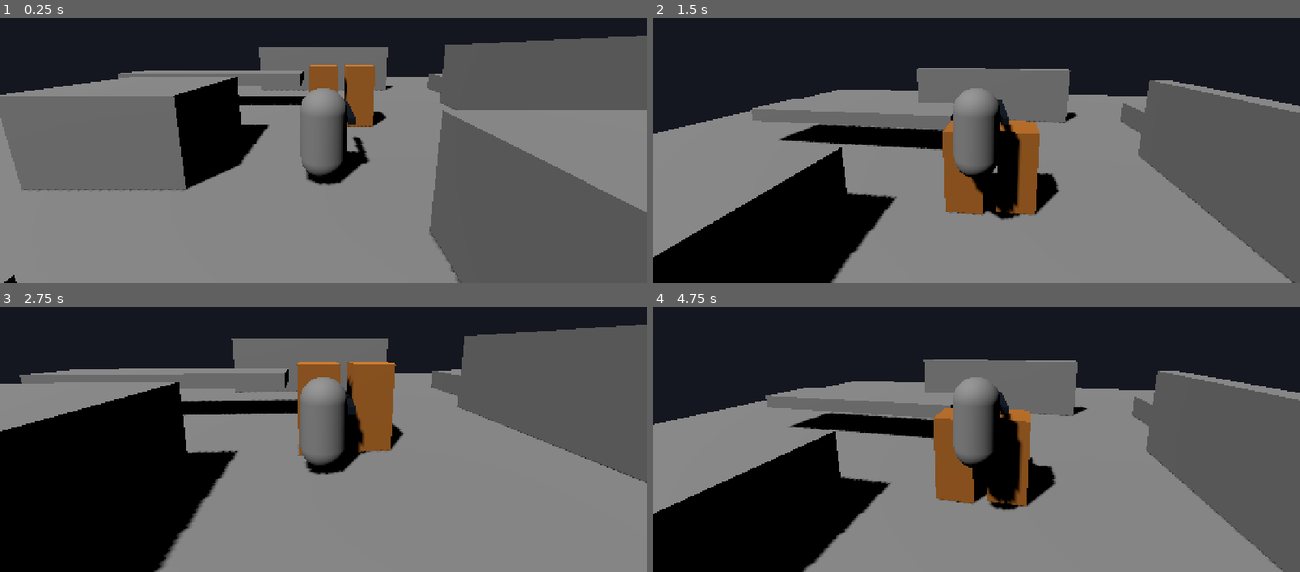
Above: before the commit, frames 1-4 (two rows, left to right).
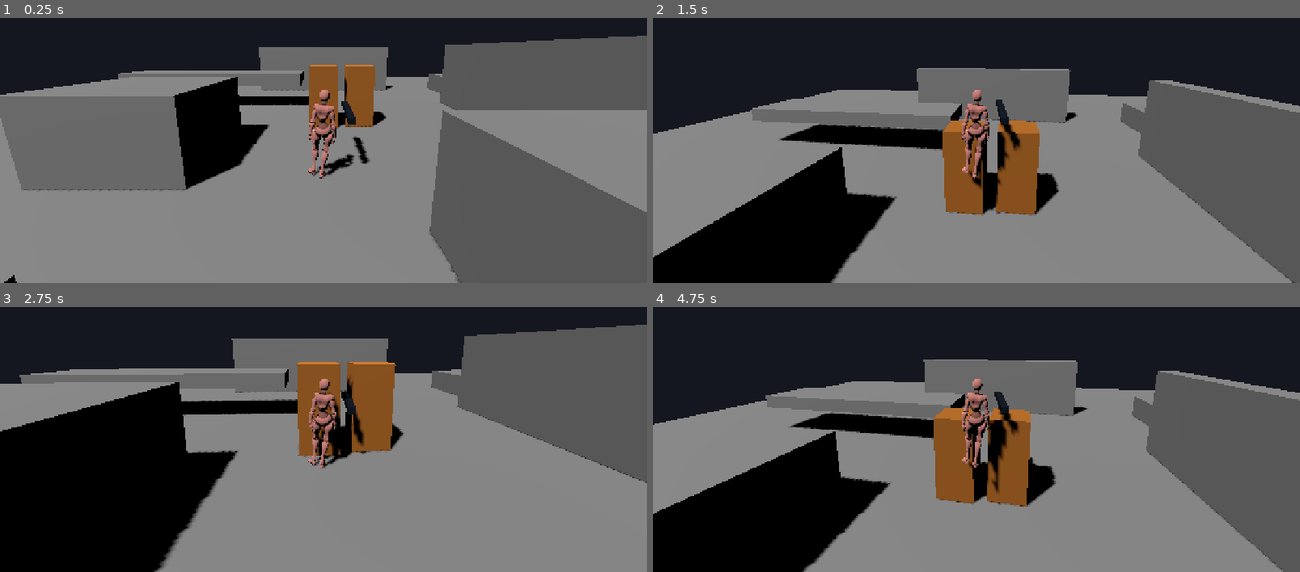
Above: after the commit, the same moments.

Repository: Possi-xoxo/Everdeep
Game: Godot game, scene res://test/test_arena.tscn
Two runs of this game, one before a commit and one after it. Both use one fixed random seed, a clock stepped at 60 frames per second and the inputs below.
Inputs (mouse positions are in pixels of both pictures, inside the frame that each line leads up to):
- Up to frame 1 (0.25 s): no input
- Up to frame 2 (1.5 s): tap Enter at 0.5 s; move the mouse to (1008, 100) at 0.52 s; hold W (move_forward) from 0.53 s (still down); tap Alt (dodge) at 0.6 s; tap Space (jump) at 0.77, 1.25 s; move the mouse to (944, 102) at 1.27 s; click (944, 102) at 1.35 s
- Up to frame 3 (2.75 s): keep holding W (move_forward); tap Space (jump) at 1.52 s; move the mouse to (336, 383) at 2.02 s; hold Shift (sprint) from 2.03 s (still down)
- Up to frame 4 (4.75 s): keep holding W (move_forward); tap Enter at 2.75 s; move the mouse to (970, 397) at 2.77 s; release Shift (sprint) at 2.78 s; tap Alt (dodge) at 2.85 s; tap Space (jump) at 3.02, 3.5, 3.77, 4.52 s; move the mouse to (1021, 394) at 3.52 s; click (1021, 394) at 3.6 s; move the mouse to (924, 386) at 4.27 s; tap Shift (sprint) at 4.35 s

The runs differ from the first frame. In frame 1, 2.2% of the frame differs, in the area x 46-57%, y 26-64%; in frame 2, 2.9%; in frame 3, 2.5%; in frame 4, 3.0%, in the area x 46-57%, y 26-77%.

Commit message:
Everdeep 0.0.3 animation foundation

Diff:
--- /dev/null
+++ b/Characters/Player/player_model.tscn
@@ -0,0 +1,9 @@
+[gd_scene load_steps=2 format=3]
+
+[ext_resource type="PackedScene" path="res://Characters/Player/Models/Player_base.fbx" id="1_player_base"]
+
+[node name="PlayerModel" type="Node3D"]
+position = Vector3(0, -0.9, 0)
+rotation = Vector3(0, 3.141593, 0)
+
+[node name="RiggedHumanoid" parent="." instance=ExtResource("1_player_base")]
--- a/player/player.tscn
+++ b/player/player.tscn
@@ -4,17 +4,12 @@
 [ext_resource type="Script" path="res://player/player_camera.gd" id="2_camera"]
 [ext_resource type="Script" path="res://combat/player_combat_controller.gd" id="3_combat"]
 [ext_resource type="Script" path="res://combat/melee_hitbox.gd" id="4_hitbox"]
+[ext_resource type="PackedScene" path="res://Characters/Player/player_model.tscn" id="5_player_model"]
+[ext_resource type="Script" path="res://player/player_animation_controller.gd" id="6_animation_controller"]
 
 [sub_resource type="CapsuleShape3D" id="CapsuleShape_player"]
 radius = 0.45
 height = 1.8
-
-[sub_resource type="CapsuleMesh" id="CapsuleMesh_player"]
-radius = 0.45
-height = 1.8
-
-[sub_resource type="BoxMesh" id="BoxMesh_facing"]
-size = Vector3(0.24, 0.18, 0.55)
 
 [sub_resource type="StandardMaterial3D" id="Material_weapon"]
 albedo_color = Color(0.18, 0.22, 0.28, 1)
@@ -42,12 +37,7 @@
 [node name="VisualRoot" type="Node3D" parent="."]
 position = Vector3(0, 0.9, 0)
 
-[node name="PlaceholderMesh" type="MeshInstance3D" parent="VisualRoot"]
-mesh = SubResource("CapsuleMesh_player")
-
-[node name="FacingMarker" type="MeshInstance3D" parent="VisualRoot"]
-position = Vector3(0, 0.18, -0.48)
-mesh = SubResource("BoxMesh_facing")
+[node name="PlayerModel" parent="VisualRoot" instance=ExtResource("5_player_model")]
 
 [node name="WeaponSocket" type="Node3D" parent="VisualRoot"]
 position = Vector3(0.55, 0.25, 0)
@@ -72,6 +62,15 @@
 weapon_socket = NodePath("../VisualRoot/WeaponSocket")
 hitbox = NodePath("../VisualRoot/WeaponSocket/Hitbox")
 
+[node name="AnimationTree" type="AnimationTree" parent="."]
+anim_player = NodePath("../VisualRoot/PlayerModel/RiggedHumanoid/AnimationPlayer")
+
+[node name="AnimationController" type="Node" parent="." node_paths=PackedStringArray("actor", "animation_player", "animation_tree")]
+script = ExtResource("6_animation_controller")
+actor = NodePath("..")
+animation_player = NodePath("../VisualRoot/PlayerModel/RiggedHumanoid/AnimationPlayer")
+animation_tree = NodePath("../AnimationTree")
+
 [node name="CameraRig" type="Node3D" parent="."]
 script = ExtResource("2_camera")
 
--- /dev/null
+++ b/player/player_animation_controller.gd
@@ -0,0 +1,120 @@
+class_name PlayerAnimationController
+extends Node
+
+const IDLE_SOURCE := "res://Characters/Player/Animations/Idle (6).fbx"
+const WALK_SOURCE := "res://Characters/Player/Animations/Walking (9).fbx"
+const RUN_SOURCE := "res://Characters/Player/Animations/Running (3).fbx"
+const SOURCE_CLIP := &"mixamo_com"
+const LIBRARY_NAME := &"Locomotion"
+const IDLE_NAME := &"Idle"
+const WALK_NAME := &"Walk"
+const RUN_NAME := &"Run"
+const BLEND_PARAMETER := &"parameters/Locomotion/blend_position"
+
+@export var actor: CharacterBody3D
+@export var animation_player: AnimationPlayer
+@export var animation_tree: AnimationTree
+@export var walk_blend_speed := 5.0
+@export var run_blend_speed := 8.0
+@export var debug_locomotion_animation := false
+
+var current_horizontal_speed := 0.0
+var current_blend_value := 0.0
+var dominant_animation := &"Idle"
+var _last_dominant_animation := &""
+
+func _ready() -> void:
+	if actor == null or animation_player == null or animation_tree == null:
+		push_error("PlayerAnimationController is missing a required node reference.")
+		set_physics_process(false)
+		return
+	if not _install_locomotion_library():
+		set_physics_process(false)
+		return
+	_configure_animation_tree()
+
+func _physics_process(_delta: float) -> void:
+	current_horizontal_speed = Vector2(actor.velocity.x, actor.velocity.z).length()
+	current_blend_value = clampf(current_horizontal_speed, 0.0, run_blend_speed)
+	animation_tree.set(BLEND_PARAMETER, current_blend_value)
+	_update_dominant_animation()
+
+func _install_locomotion_library() -> bool:
+	var library := AnimationLibrary.new()
+	var sources := {
+		IDLE_NAME: IDLE_SOURCE,
+		WALK_NAME: WALK_SOURCE,
+		RUN_NAME: RUN_SOURCE,
+	}
+	for animation_name: StringName in sources:
+		var animation := _load_source_animation(sources[animation_name])
+		if animation == null:
+			push_error("Could not load locomotion animation %s from %s." % [animation_name, sources[animation_name]])
+			return false
+		animation.loop_mode = Animation.LOOP_LINEAR
+		_neutralize_horizontal_root_translation(animation)
+		library.add_animation(animation_name, animation)
+	if animation_player.has_animation_library(LIBRARY_NAME):
+		animation_player.remove_animation_library(LIBRARY_NAME)
+	animation_player.add_animation_library(LIBRARY_NAME, library)
+	return true
+
+func _load_source_animation(source_path: String) -> Animation:
+	var packed := load(source_path) as PackedScene
+	if packed == null:
+		return null
+	var source_root := packed.instantiate()
+	var source_player := source_root.find_child("AnimationPlayer", true, false) as AnimationPlayer
+	if source_player == null or not source_player.has_animation(SOURCE_CLIP):
+		source_root.free()
+		return null
+	var animation := source_player.get_animation(SOURCE_CLIP).duplicate(true) as Animation
+	source_root.free()
+	return animation
+
+func _neutralize_horizontal_root_translation(animation: Animation) -> void:
+	for track_index in animation.get_track_count():
+		if animation.track_get_type(track_index) != Animation.TYPE_POSITION_3D:
+			continue
+		if not String(animation.track_get_path(track_index)).ends_with(":mixamorig_Hips"):
+			continue
+		if animation.track_get_key_count(track_index) == 0:
+			continue
+		var reference := animation.track_get_key_value(track_index, 0) as Vector3
+		for key_index in animation.track_get_key_count(track_index):
+			var value := animation.track_get_key_value(track_index, key_index) as Vector3
+			value.x = reference.x
+			value.z = reference.z
+			animation.track_set_key_value(track_index, key_index, value)
+
+func _configure_animation_tree() -> void:
+	var blend_space := AnimationNodeBlendSpace1D.new()
+	blend_space.min_space = 0.0
+	blend_space.max_space = run_blend_speed
+	blend_space.value_label = "Horizontal Speed"
+	blend_space.add_blend_point(_animation_node(IDLE_NAME), 0.0, -1, IDLE_NAME)
+	blend_space.add_blend_point(_animation_node(WALK_NAME), walk_blend_speed, -1, WALK_NAME)
+	blend_space.add_blend_point(_animation_node(RUN_NAME), run_blend_speed, -1, RUN_NAME)
+	var blend_tree := AnimationNodeBlendTree.new()
+	blend_tree.add_node("Locomotion", blend_space, Vector2(260, 120))
+	blend_tree.connect_node("output", 0, "Locomotion")
+	animation_tree.tree_root = blend_tree
+	animation_tree.active = true
+	animation_tree.set(BLEND_PARAMETER, 0.0)
+
+func _animation_node(animation_name: StringName) -> AnimationNodeAnimation:
+	var node := AnimationNodeAnimation.new()
+	node.resource_name = animation_name
+	node.animation = StringName("%s/%s" % [LIBRARY_NAME, animation_name])
+	return node
+
+func _update_dominant_animation() -> void:
+	if current_blend_value < walk_blend_speed * 0.5:
+		dominant_animation = IDLE_NAME
+	elif current_blend_value < (walk_blend_speed + run_blend_speed) * 0.5:
+		dominant_animation = WALK_NAME
+	else:
+		dominant_animation = RUN_NAME
+	if debug_locomotion_animation and dominant_animation != _last_dominant_animation:
+		print("Locomotion animation: speed=%.2f blend=%.2f dominant=%s" % [current_horizontal_speed, current_blend_value, dominant_animation])
+	_last_dominant_animation = dominant_animation
--- a/project.godot
+++ b/project.godot
@@ -3,7 +3,7 @@
 
 [application]
 config/name="Everdeep"
-config/version="0.0.2"
+config/version="0.0.3"
 run/main_scene="res://test/test_arena.tscn"
 config/features=PackedStringArray("4.7", "Forward Plus")
 config/icon="res://icon.svg"
Binary file added: Characters/Player/Animations/Falling Idle (1).fbx
Not shown, added: Characters/Player/Animations/Falling Idle (1).fbx.import
Binary file added: Characters/Player/Animations/Falling To Roll.fbx
Not shown, added: Characters/Player/Animations/Falling To Roll.fbx.import
Binary file added: Characters/Player/Animations/Fast Run.fbx
Not shown, added: Characters/Player/Animations/Fast Run.fbx.import
Binary file added: Characters/Player/Animations/Female Start Walking.fbx
Not shown, added: Characters/Player/Animations/Female Start Walking.fbx.import
Binary file added: Characters/Player/Animations/Idle (6).fbx
Not shown, added: Characters/Player/Animations/Idle (6).fbx.import
Binary file added: Characters/Player/Animations/Jump (1).fbx
Not shown, added: Characters/Player/Animations/Jump (1).fbx.import
(and 32 more such lines)
